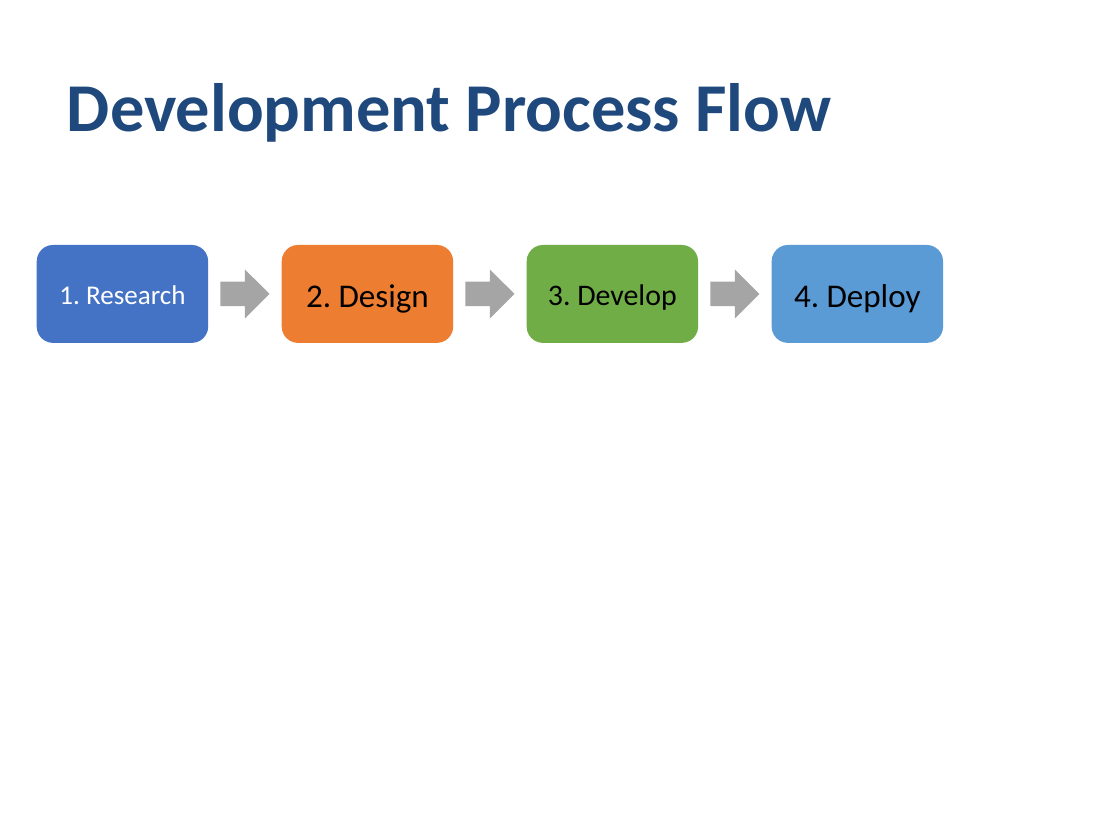
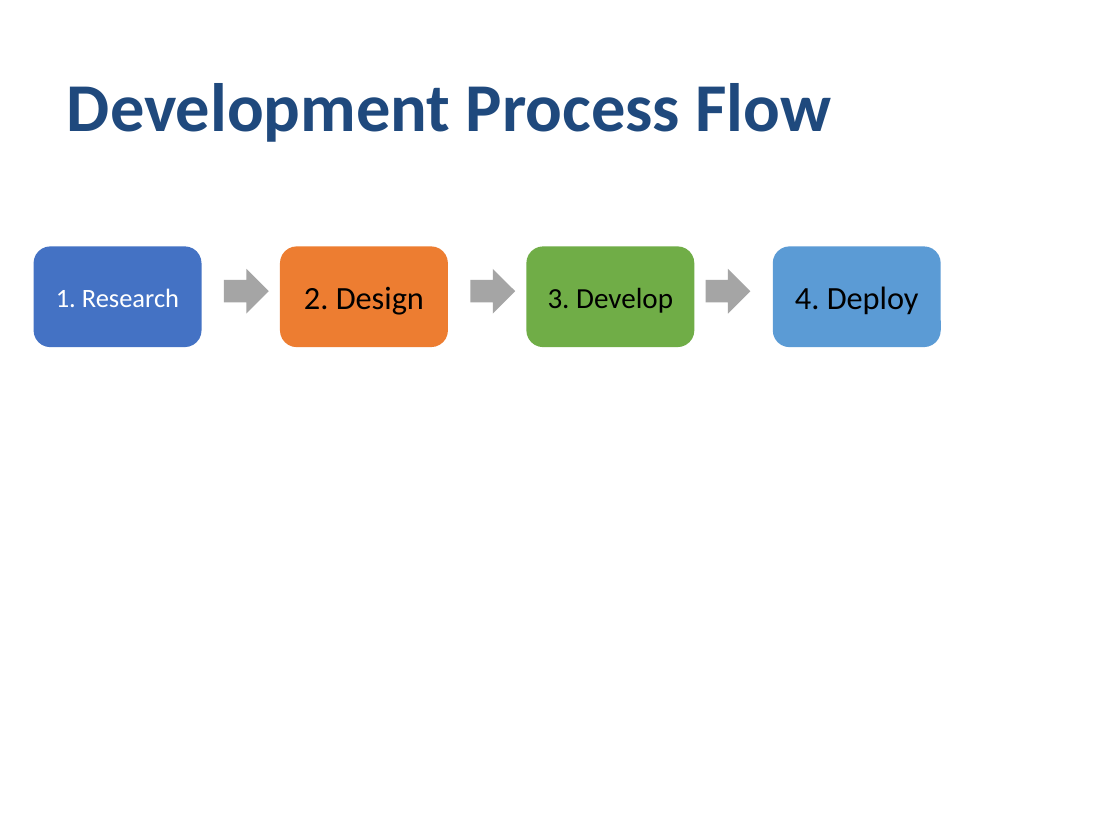
Before and after one commit to yingkitw/ppt-rs, a slide deck: slide 23 of comprehensive_demo.pptx. Drawn at 1120x840 pixels with LibreOffice and Linux fonts; fonts in the diff are those of the drawing. Boxes give left, top, right and bottom in pixels: in the first picture for what was removed or moved away, otherwise in the second. Text is boxed around its words. In the diff, an @@ line names an element or a change of style, - is before the commit and + after.

```diff
--- a/comprehensive_demo.pptx
+++ b/comprehensive_demo.pptx
@@ rounded rectangle "1. Research": place and size @@
-rounded rectangle "1. Research" at (37,245,208,343)
+rounded rectangle "1. Research" at (34,246,202,347)
@@ rounded rectangle "1. Research" at (34,246,202,347): size 17.4 to 17 pt @@
@@ right arrow: place and size @@
-right arrow at (221,270,270,319)
+right arrow at (224,269,269,314)
@@ rounded rectangle "2. Design" at (280,246,448,347): size 21.3 to 20.8 pt @@
@@ rounded rectangle "2. Design": place and size @@
-rounded rectangle "2. Design" at (282,245,454,343)
+rounded rectangle "2. Design" at (280,246,448,347)
@@ right arrow: place and size @@
-right arrow at (466,270,515,319)
+right arrow at (470,269,515,314)
@@ rounded rectangle "3. Develop": place and size @@
-rounded rectangle "3. Develop" at (526,245,698,343)
+rounded rectangle "3. Develop" at (526,246,694,347)
@@ rounded rectangle "3. Develop" at (526,246,694,347): size 19.2 to 18.7 pt @@
@@ right arrow: place and size @@
-right arrow at (710,270,759,319)
+right arrow at (706,269,750,314)
@@ rounded rectangle "4. Deploy": place and size @@
-rounded rectangle "4. Deploy" at (772,245,943,343)
+rounded rectangle "4. Deploy" at (773,246,941,347)
@@ rounded rectangle "4. Deploy" at (773,246,941,347): size 21.3 to 20.8 pt @@
```
Also in this commit, not shown: 21 other slides changed, 6 other files.
